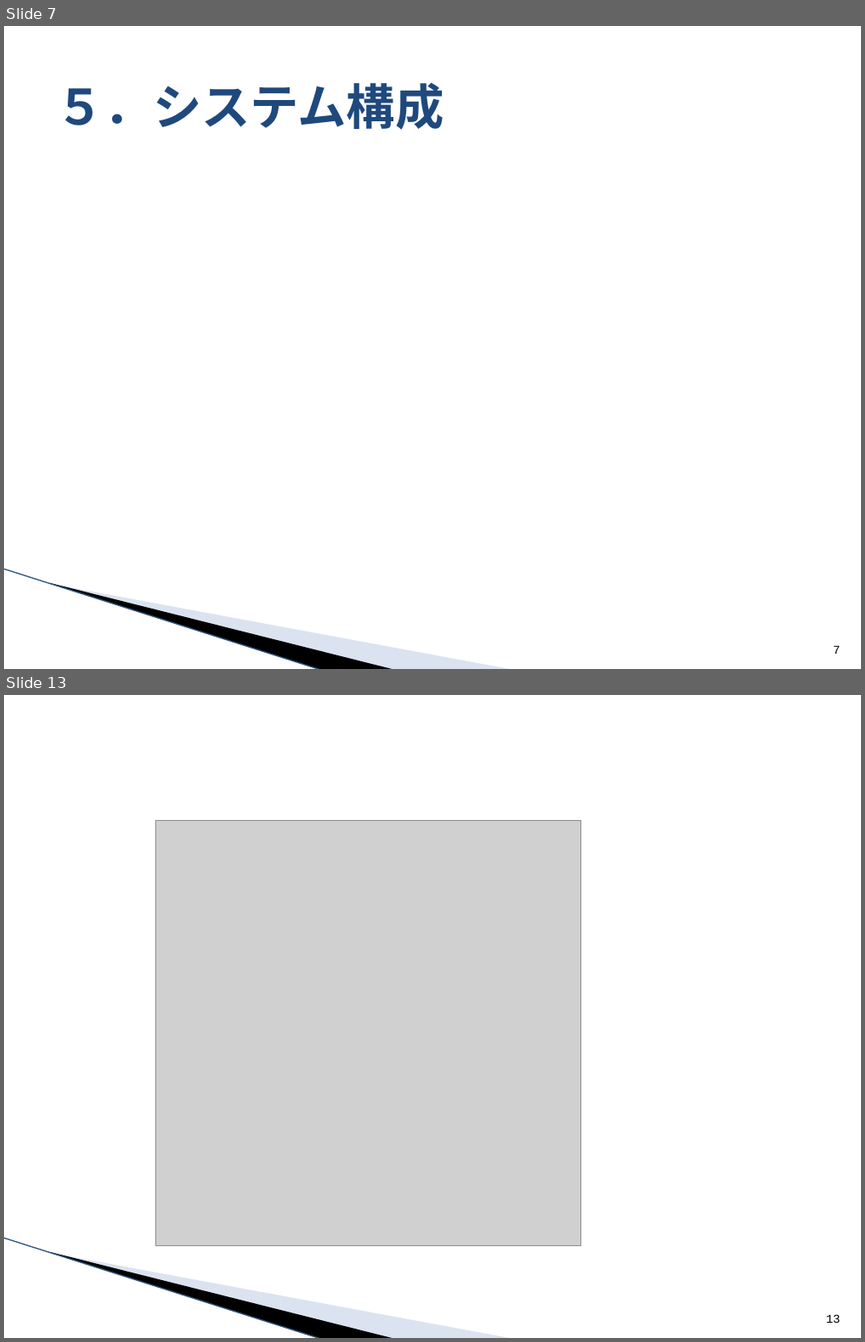
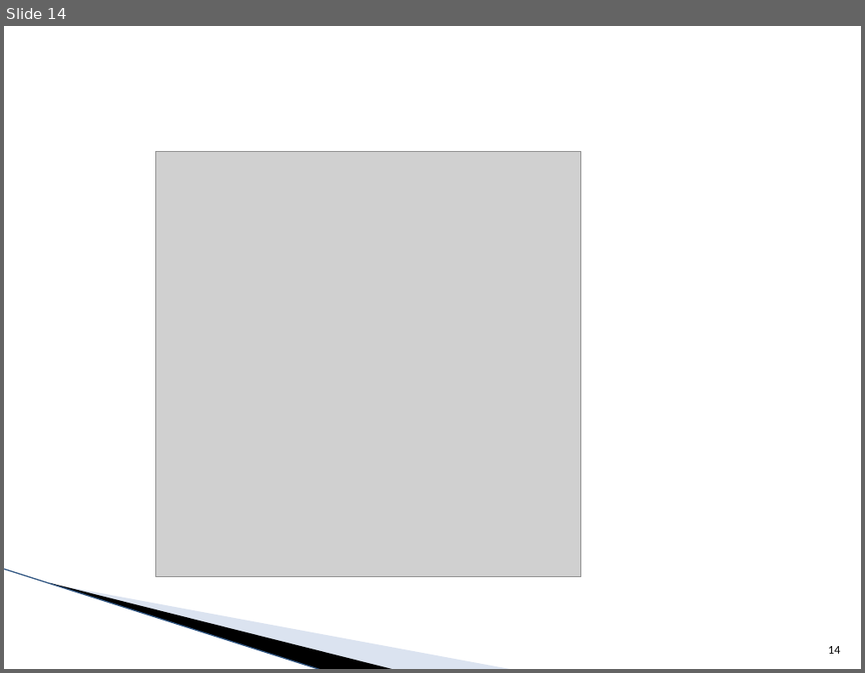
Before and after one commit to around7days/AppFreeMemo, a slide deck: 月報管理システム 提案資料.pptx. Shown one above the other, each under a label of ours: slides 7 and 13 before the commit, slide 14 after it; the slides between them are not shown. The pictures are 865x1342 and 865x673 pixels, drawn with LibreOffice and Linux fonts; fonts in the diff are those of the drawing; grey boxes stand for pictures; background and template pictures are left out. Boxes give left, top, right and bottom in pixels: in the first picture for what was removed or moved away, otherwise in the second. Text is boxed around its words. In the diff, an @@ line names an element or a change of style, - is before the commit and + after.

```diff
--- a/月報管理システム 提案資料.pptx
+++ b/月報管理システム 提案資料.pptx
@@ slide 7 removed at box(4, 26, 861, 669), background #FFFFFF; not listed: 3 template elements that a slide beside it also shows @@
@@ title removed at box(55, 83, 443, 130) @@
-５．システム構成
@@ page number removed at box(833, 645, 840, 653) @@
-7
@@ what was slide 13 is now slide 14 @@
@@ page number at box(828, 646, 840, 653): text changed; font Courier New to Calibri @@
-13
+14
```
Also in this commit, not shown: 10 slides changed, 3 slides added, 1 other slide removed.
